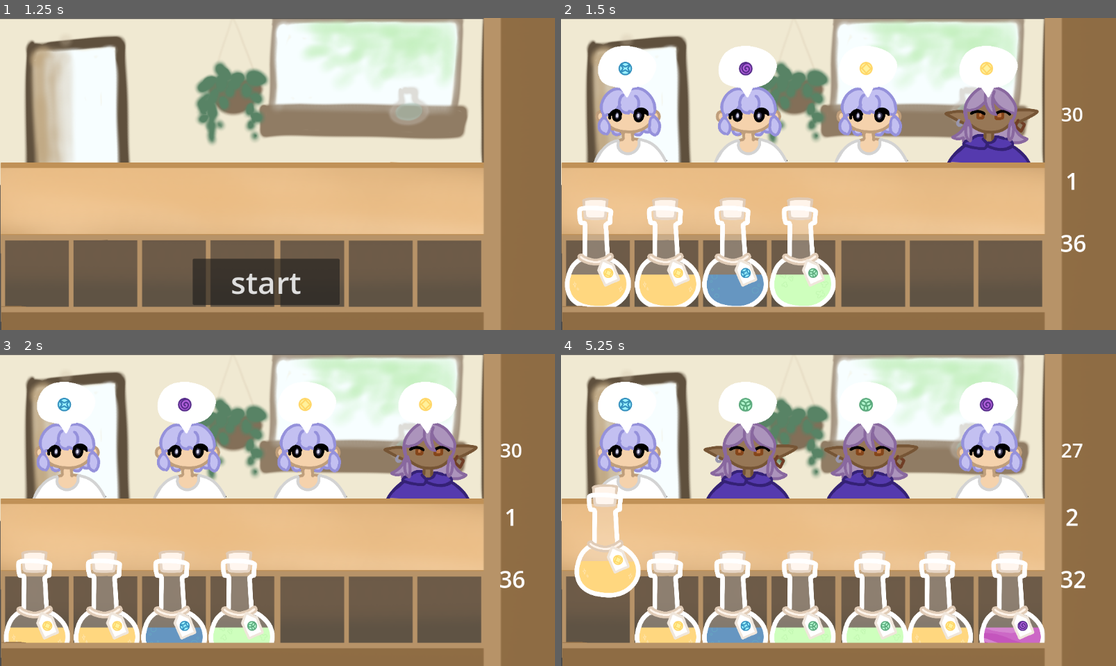
Above: before the commit, frames 1-4 (two rows, left to right).
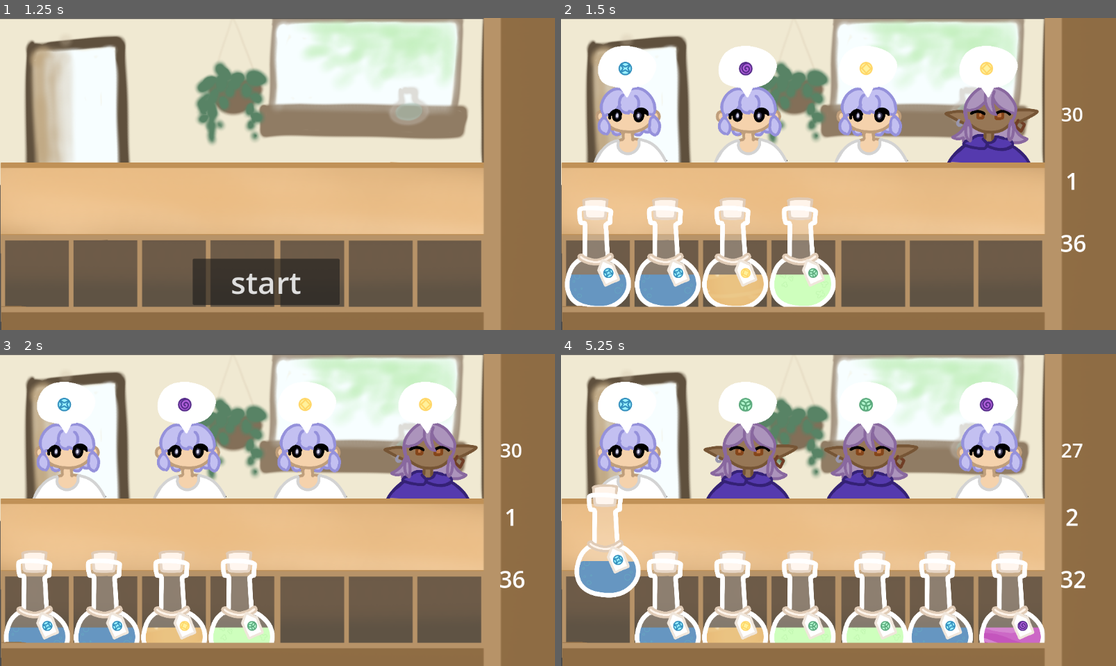
Above: after the commit, the same moments.

Repository: clairewsu/game
Game: Godot game, scene res://scripts/bigmain.tscn
Two runs of this game, one before a commit and one after it. Both use one fixed random seed, a clock stepped at 60 frames per second and the inputs below.
Inputs (mouse positions are in pixels of both pictures, inside the frame that each line leads up to):
- Up to frame 1 (1.25 s): click "open" at 0.5 s
- Up to frame 2 (1.5 s): click "start" at 1.25 s
- Up to frame 3 (2 s): no input
- Up to frame 4 (5.25 s): drag from (627, 413) to (871, 413) at 2.02 s; drag from (749, 413) to (988, 413) at 2.77 s; move the mouse to (871, 413) at 3.52 s; hold Right (r) 3.53-4.25 s; tap 1 (one) at 3.6 s; click (871, 413) at 3.67 s; drag from (988, 413) to (599, 609) at 4.27 s; drag from (599, 609) to (627, 413) at 5.02 s

Frame 1 is identical in both runs. In frame 2, 2.6% of the frame differs, in the area x 1-37%, y 79-93%; in frame 3, 1.4%; in frame 4, 2.3%.

Commit message:
changed the resource loading method and added a new potion

Diff:
--- /dev/null
+++ b/resources/goldglittering.tres
@@ -0,0 +1,16 @@
+[gd_resource type="Resource" format=3 uid="uid://ckbxrcn4mp0pc"]
+
+[ext_resource type="Texture2D" uid="uid://dd108b5fq4mjk" path="res://art/goldglittering_liquid.PNG" id="1_dyupn"]
+[ext_resource type="Texture2D" uid="uid://c5hsnlr60x28u" path="res://art/basicbottle_mask.PNG" id="2_2ao5v"]
+[ext_resource type="Script" uid="uid://dklwhvampga0l" path="res://scripts/object_scripts/goldglittering.gd" id="3_hgbvf"]
+[ext_resource type="Texture2D" uid="uid://nleu8mcamp" path="res://art/basicgold_bottle.PNG" id="4_rq7c3"]
+
+[resource]
+script = ExtResource("3_hgbvf")
+name = "glittering potion"
+desc = "this potion will pay 30% more for all potions"
+basevalue = 150
+texture = ExtResource("4_rq7c3")
+liquidtexture = ExtResource("1_dyupn")
+masktexture = ExtResource("2_2ao5v")
+collision = PackedVector2Array(-218, 275, -114, 347, 63, 352, 190, 258, 187, 109, 73, 0, 66, -389, -112, -397, -117, -1, -232, 118)
--- a/resources/swirldraft.tres
+++ b/resources/swirldraft.tres
@@ -2,13 +2,13 @@
 
 [ext_resource type="Texture2D" uid="uid://cwhfs2xnnx77" path="res://art/draftswirl_liquid.PNG" id="1_ya2po"]
 [ext_resource type="Texture2D" uid="uid://c5hsnlr60x28u" path="res://art/basicbottle_mask.PNG" id="2_e5otd"]
-[ext_resource type="Script" uid="uid://chaknuiban0ob" path="res://resources/swirldraft.gd" id="3_h6eer"]
+[ext_resource type="Script" uid="uid://chaknuiban0ob" path="res://scripts/object_scripts/swirldraft.gd" id="3_ya2po"]
 [ext_resource type="Texture2D" uid="uid://f3yrdan5ucnd" path="res://art/basicswirl_bottle.PNG" id="4_8gkis"]
 
 [resource]
-script = ExtResource("3_h6eer")
+script = ExtResource("3_ya2po")
 name = "draft potion"
-desc = "when you sell this potion, draw 1 new potion"
+desc = "when you sell this potion, draw one new potion"
 color = 3
 basevalue = 100
 texture = ExtResource("4_8gkis")
--- a/scripts/carddata.gd
+++ b/scripts/carddata.gd
@@ -12,3 +12,6 @@
 
 func on_sold(main):
 	pass
+
+func on_dismiss():
+	pass
--- a/scripts/deck_manager.gd
+++ b/scripts/deck_manager.gd
@@ -1,16 +1,17 @@
 extends Node
-@export var cards=[
-	preload("../resources/basicgold.tres"),
-	preload("../resources/basicgreen.tres"),
-	preload("../resources/basicblue.tres"),
-	preload("../resources/basicswirl.tres"),
-	preload("../resources/swirldraft.tres")
-]
+@export var cards={}
 var deck:Array[Resource]=[]
 
 # Called when the node enters the scene tree for the first time.
 func _ready() -> void:
-	pass # Replace with function body.
+	var dir = DirAccess.open("res://resources")
+	dir.list_dir_begin()
+	var file_name = dir.get_next()
+	while file_name != "":
+		var card = load("res://resources/" + file_name)
+		cards[card.name] = card
+		file_name = dir.get_next()
+	dir.list_dir_end()
 
 
 # Called every frame. 'delta' is the elapsed time since the previous frame.
@@ -20,10 +21,10 @@
 func addtodeck():
 	deck.clear() #for testing purposes
 	for i in range(10):
-		deck.append(cards[0])
-		deck.append(cards[1])
-		deck.append(cards[2])
-		deck.append(cards[4])
+		deck.append(cards["basic magic potion"])
+		deck.append(cards["basic growth potion"])
+		deck.append(cards["glittering potion"])
+		deck.append(cards["draft potion"])
 
 func draw():
 	if deck.is_empty():
--- a/scripts/guy.gd
+++ b/scripts/guy.gd
@@ -6,6 +6,7 @@
 var textures=[]
 var this_score=0
 var bonus_score=0
+var multiplier=1
 var guys=[]
 var idx:int
 var lastselected:String
@@ -51,7 +52,7 @@
 			if true not in slot_occupied:
 				penalty.emit(80,global_position)
 			else:
-				dismiss.emit(this_score,bonus_score,global_position)
+				dismiss.emit(this_score*multiplier,bonus_score,global_position)
 			queue_free()
 		else:
 			sellto.emit(self)
@@ -77,11 +78,11 @@
 			if true not in slot_occupied:
 				penalty.emit(80,global_position)
 			else:
-				dismiss.emit(this_score,bonus_score,global_position)
+				dismiss.emit(this_score*multiplier,bonus_score,global_position)
 			queue_free()
 		else:
 			sellto.emit(self)
 
 func _on_end():
-	dismiss.emit(this_score,bonus_score,global_position)
+	dismiss.emit(this_score*multiplier,bonus_score,global_position)
 	queue_free()
--- a/scripts/main.gd
+++ b/scripts/main.gd
@@ -119,7 +119,7 @@
 	popup(pos,amount,"+",false)
 	if bonusamt>0:
 		await get_tree().create_timer(.2).timeout
-		popup(pos,amount,"+",true)
+		popup(pos,bonusamt,"+",true)
 
 
 func _on_loss(amount:int,pos:Vector2):
--- a/scripts/object.gd
+++ b/scripts/object.gd
@@ -156,10 +156,12 @@
 	score.connect(guy._on_score)
 	score.emit(basevalue,false)
 	if guy.color_id==color_id:
-		score.emit(basevalue*.5,true)
+		score.emit(50,true)
 	if exists != null and slot != -1:
 		exists.slot_occupied[slot] = false
 	data.on_sold(get_parent())
+	if data.on_dismiss() !=null:
+		guy.multiplier*=data.on_dismiss()
 	guy.tree_exited.connect(queue_free)
 
 
--- /dev/null
+++ b/scripts/object_scripts/goldglittering.gd
@@ -0,0 +1,14 @@
+extends carddata
+
+
+# Called when the node enters the scene tree for the first time.
+func _ready() -> void:
+	pass # Replace with function body.
+
+
+# Called every frame. 'delta' is the elapsed time since the previous frame.
+func _process(delta: float) -> void:
+	pass
+
+func on_dismiss():
+	return 1.3
Binary file added: art/goldglittering_liquid.PNG
Not shown, added: art/goldglittering_liquid.PNG.import
Not shown, added: scripts/object_scripts/goldglittering.gd.uid
Renamed: resources/swirldraft.gd -> scripts/object_scripts/swirldraft.gd
Renamed: resources/swirldraft.gd.uid -> scripts/object_scripts/swirldraft.gd.uid
